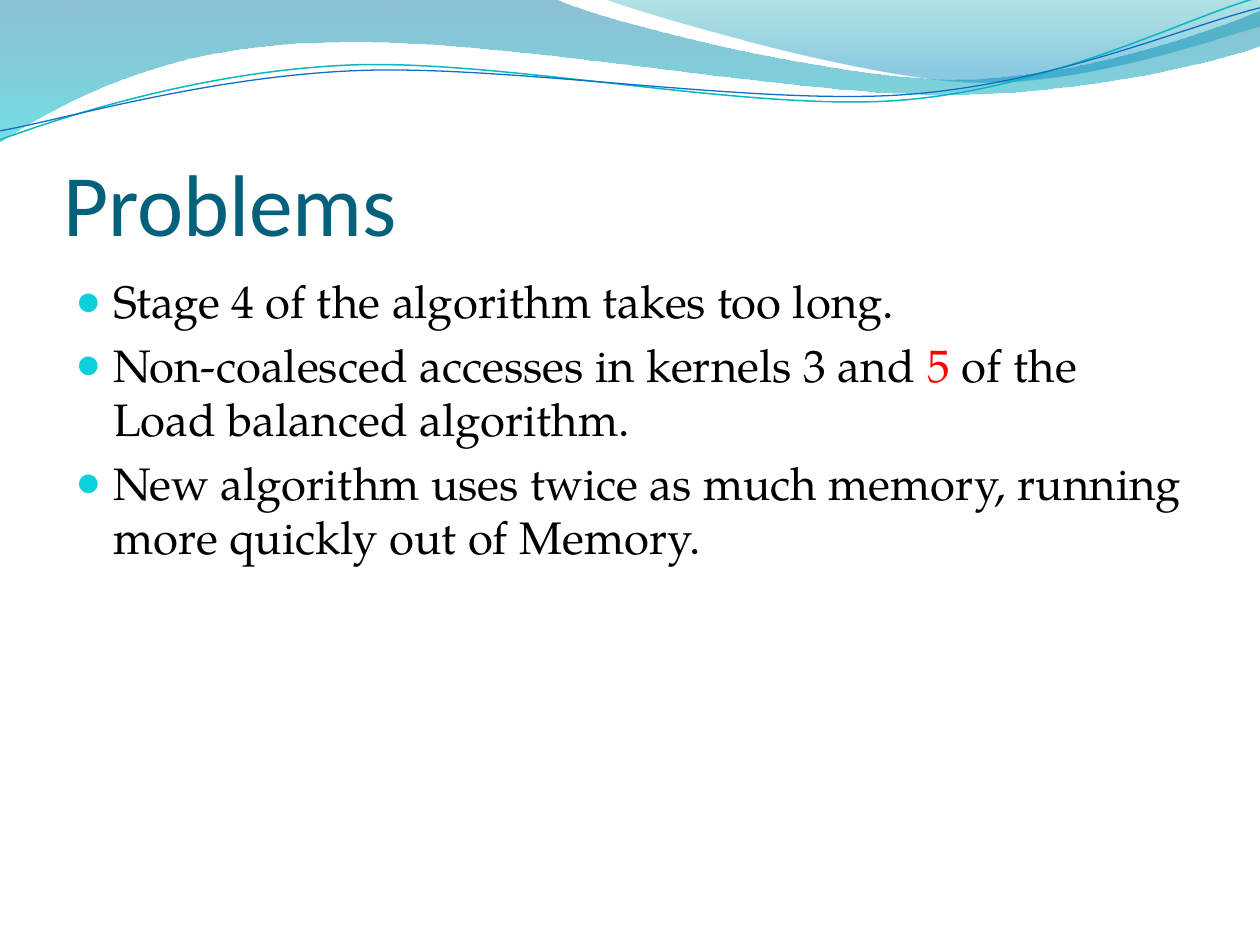
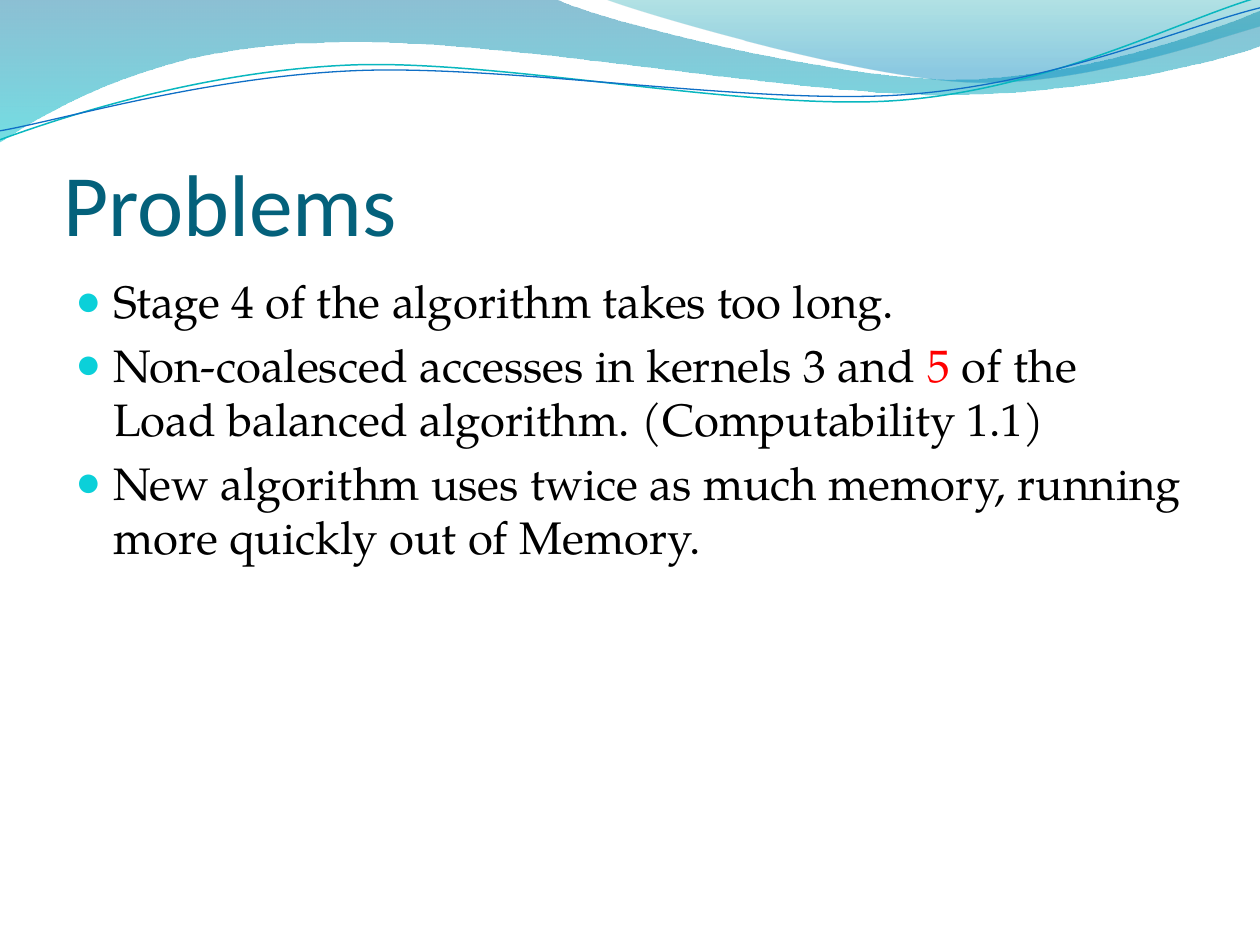
Before and after one commit to edvelezg/unb-pdp2, a slide deck: slide 21 of proj/FinalPresentation.pptx (slide 17 before the commit). Drawn at 1260x945 pixels with LibreOffice and Linux fonts; fonts in the diff are those of the drawing; background and template pictures are left out. Boxes give left, top, right and bottom in pixels: in the first picture for what was removed or moved away, otherwise in the second. Text is boxed around its words. In the diff, an @@ line names an element or a change of style, - is before the commit and + after.

```diff
--- a/proj/FinalPresentation.pptx
+++ b/proj/FinalPresentation.pptx
@@ text at <box>113,348,1077,449</box>: text changed @@
-● Non-coalesced accesses in kernels 3 and 5 of the Load balanced algorithm.
+● Non-coalesced accesses in kernels 3 and 5 of the Load balanced algorithm. (Computability 1.1)
```
Also in this commit, not shown: 4 other slides changed, 6 slides added, 1 slide removed, 1 other file.
